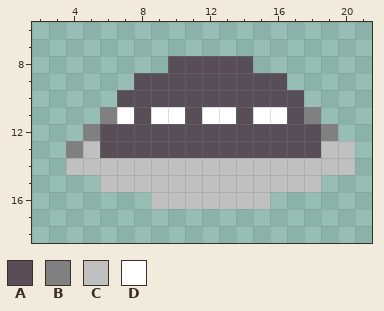
Two versions of one pixel-art sprite, GGJ2020/sprites/spr_UFO/176aeec6-2b12-4acd-aa90-aaac4fd8e928.png. That is the earlier state.
The file is 24x24 pixels. Shown: x 2..21, y 6..18.
Palette (. is transparent): A #584e58  B #808080  C #c0c0c0  D #ffffff
Pixels before, first column x 4:
 8 ......AAAAA......
 9 ....AAAAAAAAA....
10 ...AAAAAAAAAAA...
11 ..BDADDADDADDAB..
12 .BAAAAAAAAAAAAAB.
13 BCAAAAAAAAAAAAACC
14 CCCCCCCCCCCCCCCCC
15 ..CCCCCCCCCCCCC..
16 .....CCCCCCC.....
Once edited:
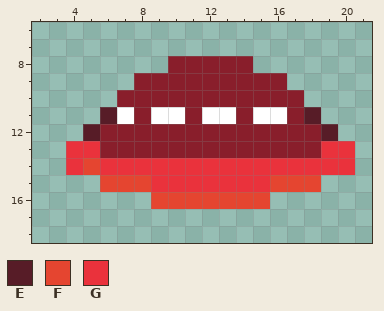
Colours new in this view: E #571c27  F #e54530  G #ea323c
Change:
colour A: #584e58 -> #891e2b
Changed rows in their new state; - is a pixel that keeps its letter.
first column x 4:
11 --E-----------E--
12 -E-------------E-
13 GG-------------GG
14 GFGGGGGGGGGGGGGGG
15 --FFFGGGGGGGFFF--
16 -----FFFFFFF-----
